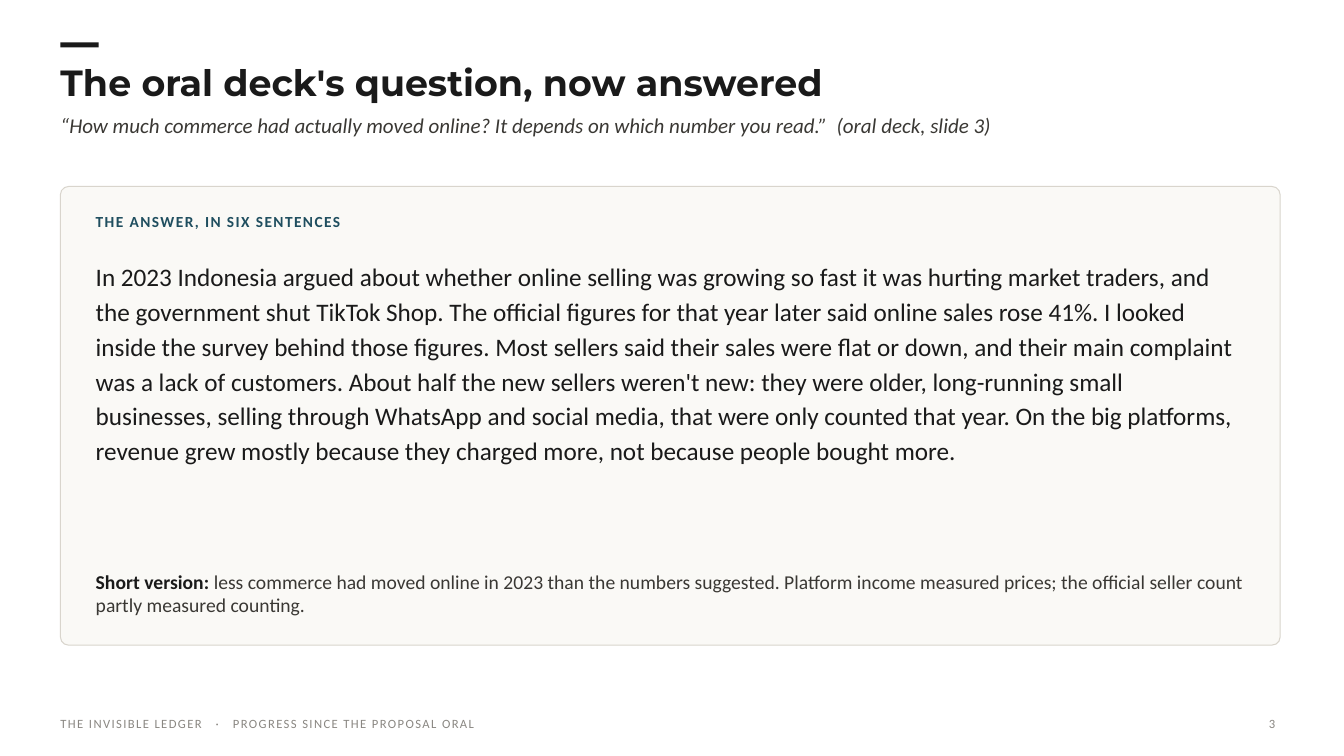
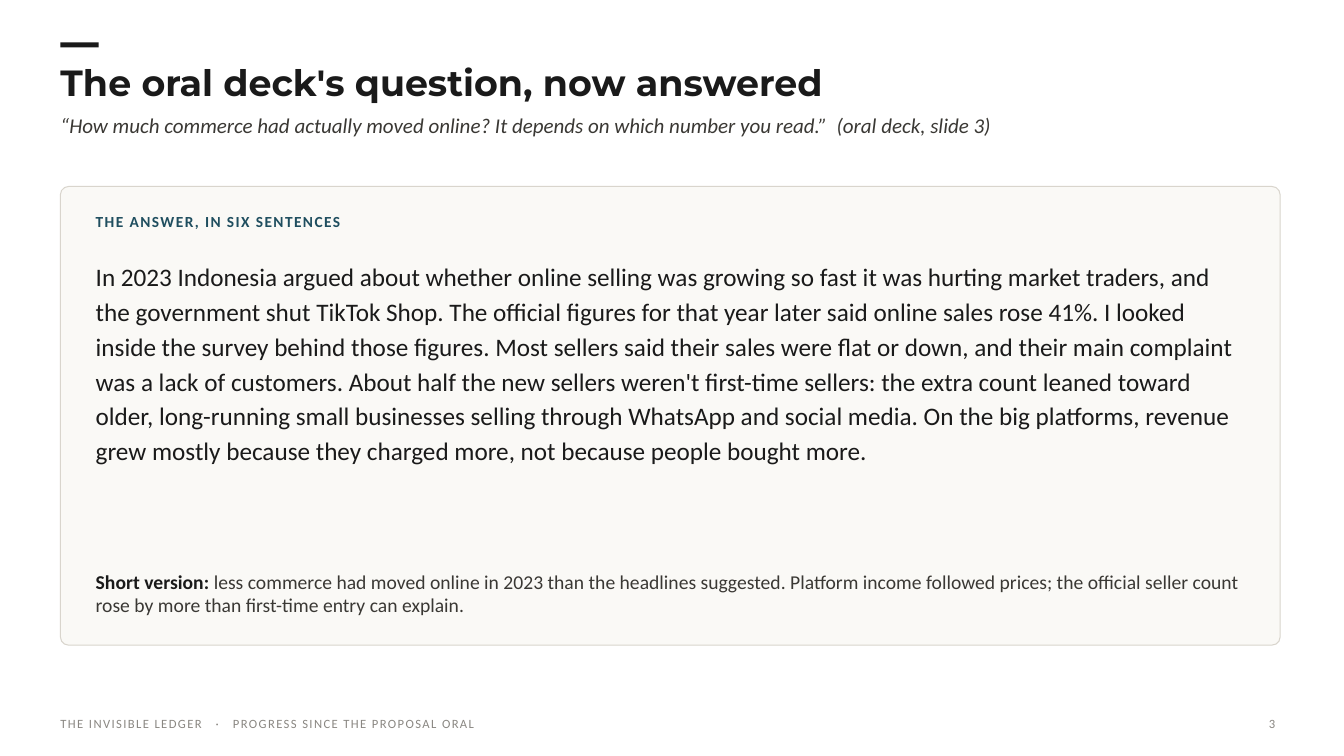
Before and after one commit to Spectating101/Invisible-ledger, a slide deck: slide 3 of research/option_space_2026-10-01/deck/IL_Progress_Update_2026-10-09.pptx. Drawn at 1344x756 pixels with LibreOffice and Linux fonts; fonts in the diff are those of the drawing; background and template pictures are left out. Boxes give left, top, right and bottom in pixels: in the first picture for what was removed or moved away, otherwise in the second. Text is boxed around its words. In the diff, an @@ line names an element or a change of style, - is before the commit and + after.

```diff
--- a/research/option_space_2026-10-01/deck/IL_Progress_Update_2026-10-09.pptx
+++ b/research/option_space_2026-10-01/deck/IL_Progress_Update_2026-10-09.pptx
@@ text at [96, 268, 1232, 465]: text changed @@
-In 2023 Indonesia argued about whether online selling was growing so fast it was hurting market traders, and the government shut TikTok Shop. The official figures for that year later said online sales rose 41%. I looked inside the survey behind those figures. Most sellers said their sales were flat or down, and their main complaint was a lack of customers. About half the new sellers weren't new: they were older, long-running small businesses, selling through WhatsApp and social media, that were only counted that year. On the big platforms, revenue grew mostly because they charged more, not because people bought more.
+In 2023 Indonesia argued about whether online selling was growing so fast it was hurting market traders, and the government shut TikTok Shop. The official figures for that year later said online sales rose 41%. I looked inside the survey behind those figures. Most sellers said their sales were flat or down, and their main complaint was a lack of customers. About half the new sellers weren't first-time sellers: the extra count leaned toward older, long-running small businesses selling through WhatsApp and social media. On the big platforms, revenue grew mostly because they charged more, not because people bought more.
@@ text at [96, 575, 1239, 615]: text changed @@
-Short version: less commerce had moved online in 2023 than the numbers suggested. Platform income measured prices; the official seller count partly measured counting.
+Short version: less commerce had moved online in 2023 than the headlines suggested. Platform income followed prices; the official seller count rose by more than first-time entry can explain.
```
Also in this commit, not shown: 6 other slides changed, 21 other files.
